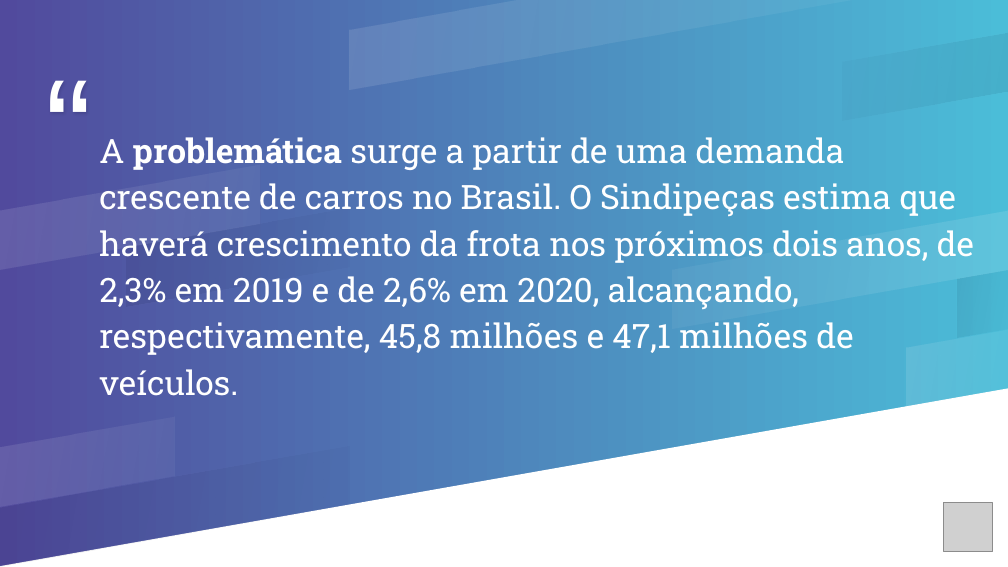
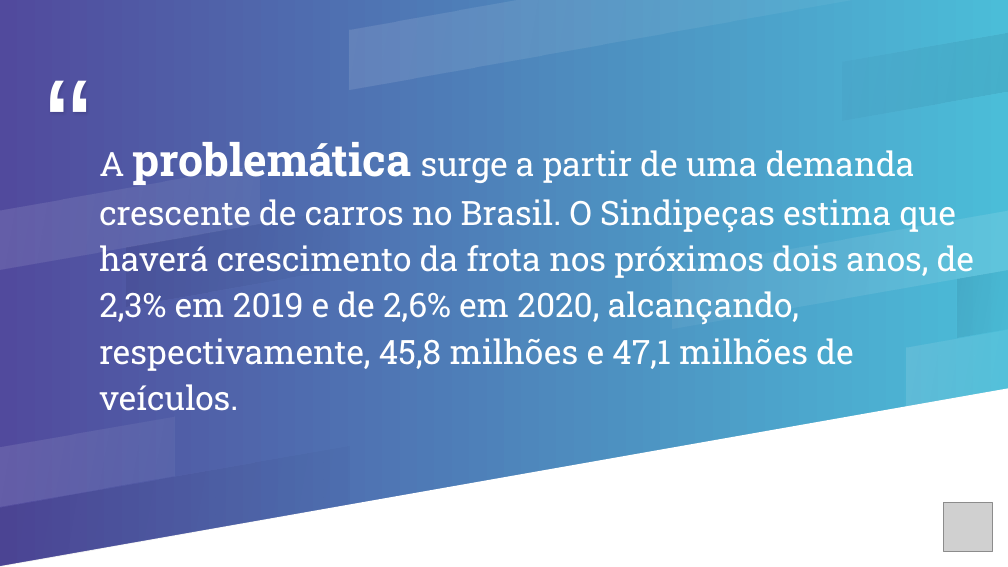
Before and after one commit to pedromendesbandtec/smart-park, a slide deck: slide 8 of Apresentação TechParking.pptx (slide 7 before the commit). Drawn at 1008x567 pixels with LibreOffice and Linux fonts; fonts in the diff are those of the drawing; grey boxes stand for pictures. Boxes give left, top, right and bottom in pixels: in the first picture for what was removed or moved away, otherwise in the second. Text is boxed around its words. In the diff, an @@ line names an element or a change of style, - is before the commit and + after.

```diff
--- a/Apresentação TechParking.pptx
+++ b/Apresentação TechParking.pptx
@@ text "A problemática surge a partir ..." at (x1=99, y1=142, x2=974, y2=411): size 24 to 32 pt in "problemática" @@
```
Also in this commit, not shown: 7 other slides changed, 3 slides added.
